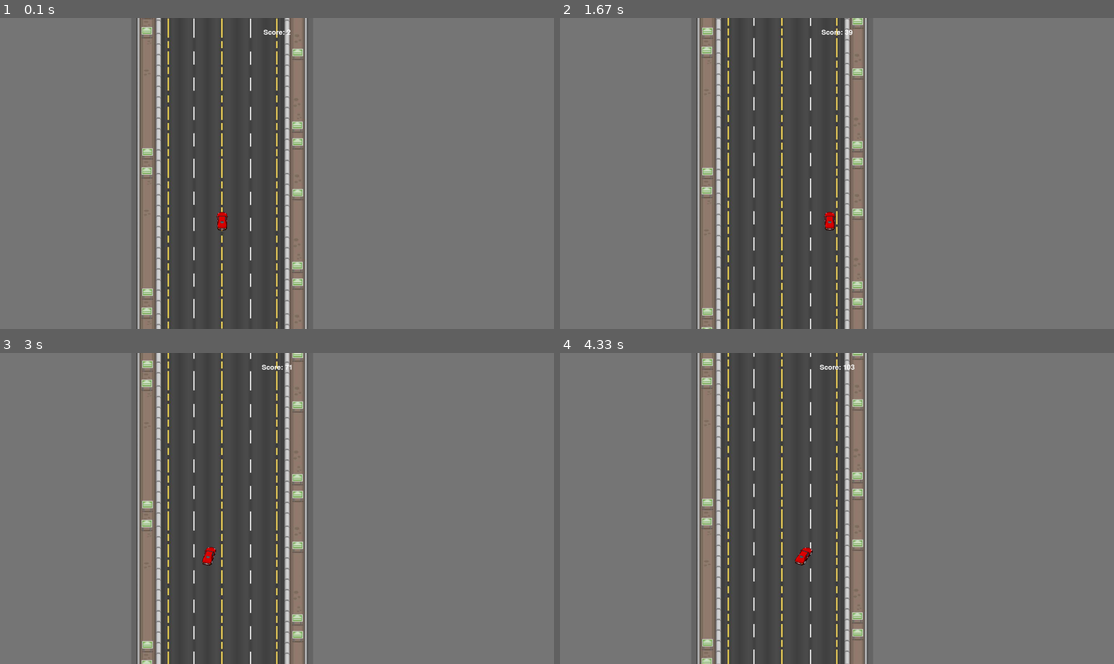
Above: before the commit, frames 1-4 (two rows, left to right).
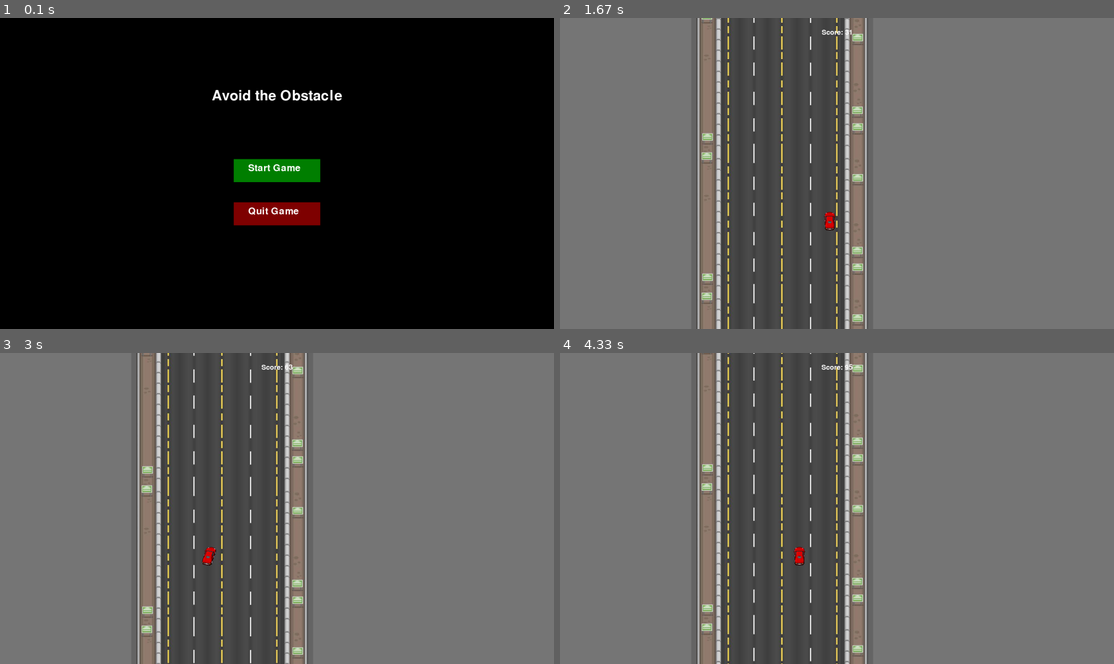
Above: after the commit, the same moments.

Repository: DarrenGuev/GameDevCars
Game: pygame game, started from main.py
Two runs of this game, one before a commit and one after it. Both use one fixed random seed, a clock stepped at 60 frames per second and the inputs below.
Inputs (mouse positions are in pixels of both pictures, inside the frame that each line leads up to):
- Up to frame 1 (0.1 s): no input
- Up to frame 2 (1.67 s): click (837, 170) at 0.38 s, where only the run after the commit has a clickable "Start Game"; hold Right 0.67-1.13 s
- Up to frame 3 (3 s): hold Left 1.67-2.2 s; hold Left 2.23-2.63 s; hold Right from 2.67 s (still down)
- Up to frame 4 (4.33 s): release Right at 3.3 s; hold Left 3.33-3.8 s; hold Right 3.83-4.3 s

The runs differ from the first frame. In frame 1, 100% of the frame differs, in the area x 0-100%, y 0-100%; in frame 2, 2.4%; in frame 3, 2.4%; in frame 4, 2.6%.

Commit message:
8th commit

Diff:
--- a/import pygame.py
+++ /dev/null
@@ -1,92 +0,0 @@
-import pygame
-import sys
-from car import player
-from car import obstacle
-# Initialize pygame
-pygame.init()
-
-# Screen code
-clock = pygame.time.Clock()
-screen_height = 1080
-screen_width = 1920
-win = pygame.display.set_mode((screen_width, screen_height), pygame.FULLSCREEN)
-pygame.display.set_caption("Avoid the Obstacle")
-
-# Load background
-background_image = pygame.image.load('bg.jpg')
-background_width = background_image.get_width()
-background_height = background_image.get_height()
-
-# Create a list to store background segments
-background_segments = []
-
-# Calculate how many segments we need to cover screen + 1 extra to prevent gaps
-num_segments = (screen_height // background_height) + 2
-
-# Initialize background positions
-# Start with one segment above the screen to ensure smooth scrolling
-for i in range(num_segments):
-    y = i * background_height - background_height
-    background_segments.append({'y': y, 'image': background_image.copy()})
-
-# Calculate position to center the background
-bg_x = (screen_width - background_width) // 2.83
-
-# Calculate scroll speed
-scroll_speed = 15
-def redraw_game_window():
-    # Fill screen with gray first to avoid artifacts
-    win.fill((119, 119, 119))
-
-    # Update and draw background segments
-    for segment in background_segments:
-        # Update position
-        segment['y'] += scroll_speed
-
-        # Draw the segment
-        win.blit(segment['image'], (bg_x, segment['y']))
-
-    # Check if any segment has moved entirely below the screen
-    for segment in background_segments:
-        if segment['y'] >= screen_height:
-            # Find the highest segment (smallest y value)
-            min_y = min(seg['y'] for seg in background_segments)
-            # Place this segment above the highest segment, precisely aligned
-            segment['y'] = min_y - background_height
-
-    man.draw(win)
-    pygame.display.update()
-
-# Main game loop
-man = player(720, 650, 64, 64)
-running = True
-enemy = obstacle(-750, 56, 125)
-while running:
-    clock.tick(27)
-
-    for event in pygame.event.get():
-        if event.type == pygame.QUIT:
-            running = False
-        elif event.type == pygame.KEYDOWN:
-            if event.key == pygame.K_ESCAPE:
-                running = False
-
-    keys = pygame.key.get_pressed()
-    if keys[pygame.K_LEFT] and man.x > man.vel:
-        man.x -= man.vel
-        man.left = True
-        man.right = False
-    elif keys[pygame.K_RIGHT] and man.x < screen_width - man.width - man.vel:
-        man.x += man.vel
-        man.left = False
-        man.right = True
-    else:
-        man.left = False
-        man.right = False
-        man.walkCount = 0
-
-    redraw_game_window()
-
-# Quit
-pygame.quit()
-sys.exit()
--- a/main.py
+++ b/main.py
@@ -39,6 +39,35 @@
 score = 0
 font = pygame.font.Font(None, 36)
 
+def draw_start_menu():
+    """Draw the start menu with Start and Quit buttons."""
+    win.fill((0, 0, 0))  # Fill background with black
+
+    # Draw title
+    title_font = pygame.font.Font(None, 72)
+    title_text = title_font.render("Avoid the Obstacle", True, (255, 255, 255))
+    title_rect = title_text.get_rect(center=(screen_width // 2, screen_height // 4))
+    win.blit(title_text, title_rect)
+
+    # Draw buttons
+    button_font = pygame.font.Font(None, 48)
+
+    start_button = pygame.Rect(screen_width // 2 - 150, screen_height // 2 - 50, 300, 80)
+    quit_button = pygame.Rect(screen_width // 2 - 150, screen_height // 2 + 100, 300, 80)
+
+    pygame.draw.rect(win, (0, 128, 0), start_button)
+    pygame.draw.rect(win, (128, 0, 0), quit_button)
+
+    start_text = button_font.render("Start Game", True, (255, 255, 255))
+    quit_text = button_font.render("Quit Game", True, (255, 255, 255))
+
+    win.blit(start_text, start_button.move(50, 15).topleft)
+    win.blit(quit_text, quit_button.move(50, 15).topleft)
+
+    pygame.display.update()
+
+    return start_button, quit_button
+
 def redraw_game_window():
     # Fill screen with gray first to avoid artifacts
     win.fill((119, 119, 119))
@@ -69,40 +98,54 @@
 
     pygame.display.update()
 
-# Main game loop
+# Start Menu
 man = player(720, 650, 64, 64)
 running = True
+game_active = False
 
 while running:
-    collision1 = 640
-    collision2 = 960
-    clock.tick(24)
+    if not game_active:
+        # Draw the start menu
+        start_button, quit_button = draw_start_menu()
 
-    for event in pygame.event.get():
-        if event.type == pygame.QUIT:
-            running = False
-        elif event.type == pygame.KEYDOWN:
-            if event.key == pygame.K_ESCAPE:
+        for event in pygame.event.get():
+            if event.type == pygame.QUIT:
                 running = False
+            elif event.type == pygame.MOUSEBUTTONDOWN:
+                if start_button.collidepoint(event.pos):
+                    game_active = True
+                elif quit_button.collidepoint(event.pos):
+                    running = False
+    else:
+        collision1 = 640
+        collision2 = 960
+        clock.tick(24)
 
-    keys = pygame.key.get_pressed()
-    if keys[pygame.K_LEFT] and man.x > collision1- man.width - man.vel:
-        man.x -= man.vel
-        man.left = True
-        man.right = False
-    elif keys[pygame.K_RIGHT] and man.x < collision2 - man.width - man.vel:
-        man.x += man.vel
-        man.left = False
-        man.right = True
-    else:
-        man.left = False
-        man.right = False
-        man.walkCount = 0
+        for event in pygame.event.get():
+            if event.type == pygame.QUIT:
+                running = False
+            elif event.type == pygame.KEYDOWN:
+                if event.key == pygame.K_ESCAPE:
+                    running = False
 
-    # Update Score (Example: Increase score over time)
-    score += 1
+        keys = pygame.key.get_pressed()
+        if keys[pygame.K_LEFT] and man.x > collision1 - man.width - man.vel:
+            man.x -= man.vel
+            man.left = True
+            man.right = False
+        elif keys[pygame.K_RIGHT] and man.x < collision2 - man.width - man.vel:
+            man.x += man.vel
+            man.left = False
+            man.right = True
+        else:
+            man.left = False
+            man.right = False
+            man.walkCount = 0
 
-    redraw_game_window()
+        # Update Score (Example: Increase score over time)
+        score += 1
+
+        redraw_game_window()
 
 # Quit
 pygame.quit()
